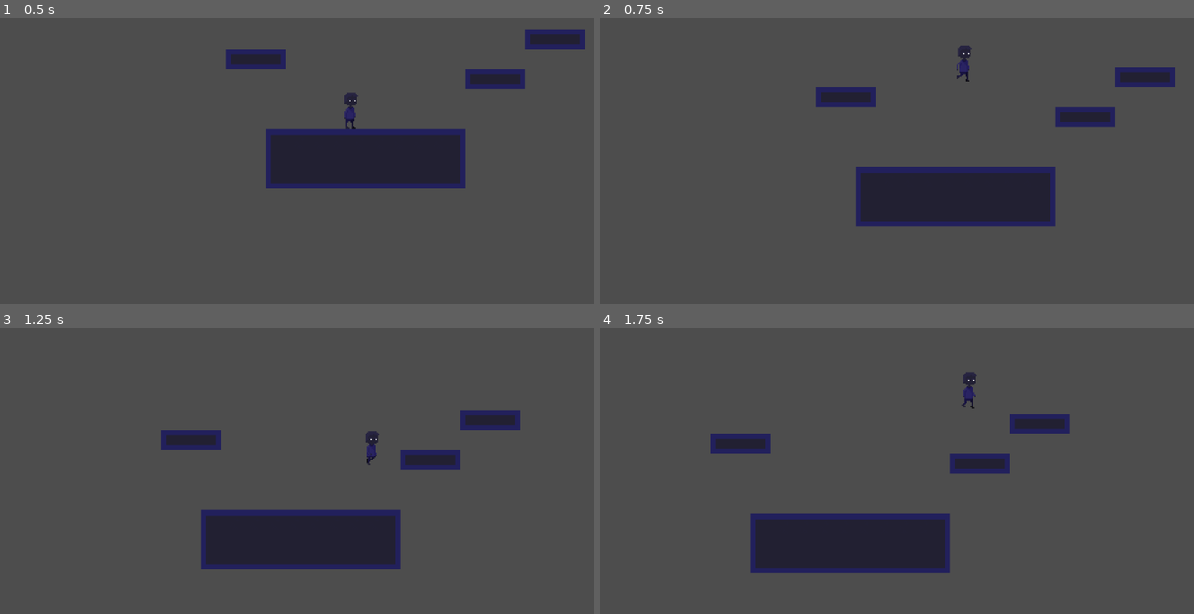
Above: before the commit, frames 1-4 (two rows, left to right).
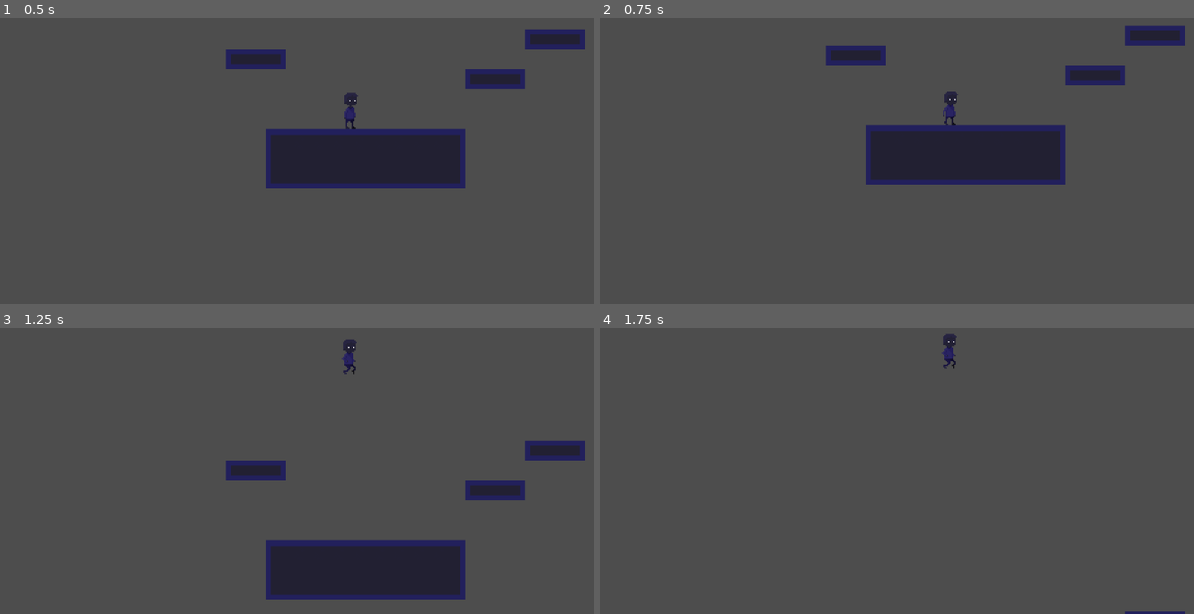
Above: after the commit, the same moments.

Repository: Dohva/GettingOut
Game: Godot game, scene res://node_2d.tscn
The game is run twice, just before and just after one commit, with the same random seed, the same clock (stepped at 60 frames per second) and the same inputs.
Inputs:
- Up to frame 1 (0.5 s): no input
- Up to frame 2 (0.75 s): tap Enter (ui_accept) at 0.5, 0.6 s; hold Right (ui_right) from 0.53 s (still down)
- Up to frame 3 (1.25 s): keep holding Right (ui_right); tap Space (jump, bound only after the commit) at 0.77, 0.8, 1.07 s
- Up to frame 4 (1.75 s): keep holding Right (ui_right); tap Space (jump, bound only after the commit) at 1.35, 1.52 s; tap Enter (ui_accept) at 1.55 s

Frame 1 is identical in both runs. In frame 2, 16% of the frame differs, in the area x 36-99%, y 2-73%; in frame 3, 15%; in frame 4, 9.5%.

Commit message:
Slight player script refactor and added jump animation

Diff:
--- a/src/game/player.gd
+++ b/src/game/player.gd
@@ -1,37 +1,67 @@
 extends CharacterBody2D
 
-@onready var _animated_sprite = $AnimatedSprite2D
+@onready var animated_sprite = $AnimatedSprite2D
 
 const SPEED = 100.0
 const JUMP_VELOCITY = -400.0
 
+enum State { Idle, Run, Jump }
+
+var current_state: State = State.Idle
+
 # Get the gravity from the project settings to be synced with RigidBody nodes.
 var gravity = ProjectSettings.get_setting("physics/2d/default_gravity")
 
+func player_idle(delta):
+	if is_on_floor():
+		current_state = State.Idle
 
-func _physics_process(delta):
-	# Add the gravity.
+func player_run(delta):
+	var direction = Input.get_axis("move_left", "move_right")
+
+	if direction:
+		velocity.x = direction * SPEED
+	else:
+		velocity.x = move_toward(velocity.x, 0, SPEED)
+
+	# Flip the Sprite
+	if direction != 0:
+		if is_on_floor():
+			current_state = State.Run
+		animated_sprite.flip_h = false if direction > 0 else true
+
+func player_falling(delta):
 	if not is_on_floor():
 		velocity.y += gravity * delta
 
-	# Handle jump.
-	if Input.is_action_just_pressed("ui_accept") and is_on_floor():
+func player_jump(delta):
+	if Input.is_action_just_pressed("jump"):
 		velocity.y = JUMP_VELOCITY
+		current_state = State.Jump
 
-	# Get the input direction and handle the movement/deceleration.
-	# As good practice, you should replace UI actions with custom gameplay actions.
-	var direction = Input.get_axis("ui_left", "ui_right")
-	if direction:
-		velocity.x = direction * SPEED
-		_animated_sprite.play("walk")
-		if velocity.x < 0:
-			_animated_sprite.flip_h = true
-		else:
-			_animated_sprite.flip_h = false
-	else:
-		velocity.x = move_toward(velocity.x, 0, SPEED)
-		_animated_sprite.play("idle")
+	if not is_on_floor() and current_state == State.Jump:
+		var direction = Input.get_axis("move_left", "move_right")
+		velocity.x += direction * SPEED * delta
+
+func player_animations():
+	match current_state:
+		State.Idle:
+			animated_sprite.play("idle")
+		State.Jump:
+			animated_sprite.play("jump_loop")
+		State.Run:
+			animated_sprite.play("walk")
+
+func _physics_process(delta):
+	player_falling(delta)
+	player_idle(delta)
+	player_run(delta)
+	player_jump(delta)
+
+	player_animations()
 
 
-func _process(delta):
+
+func _process(_delta):
+	# I moved move_and_slide here because it made the sprite blurry if called from _physics_process
 	move_and_slide()
--- a/src/game/player.tscn
+++ b/src/game/player.tscn
@@ -26,6 +26,18 @@
 [sub_resource type="AtlasTexture" id="AtlasTexture_2jt22"]
 atlas = ExtResource("2_bhtm8")
 region = Rect2(80, 0, 16, 32)
+
+[sub_resource type="AtlasTexture" id="AtlasTexture_pm02k"]
+atlas = ExtResource("2_bhtm8")
+region = Rect2(224, 0, 16, 32)
+
+[sub_resource type="AtlasTexture" id="AtlasTexture_qxxli"]
+atlas = ExtResource("2_bhtm8")
+region = Rect2(208, 0, 16, 32)
+
+[sub_resource type="AtlasTexture" id="AtlasTexture_63s2j"]
+atlas = ExtResource("2_bhtm8")
+region = Rect2(192, 0, 16, 32)
 
 [sub_resource type="AtlasTexture" id="AtlasTexture_r76kb"]
 atlas = ExtResource("2_bhtm8")
@@ -81,6 +93,30 @@
 }, {
 "frames": [{
 "duration": 1.0,
+"texture": SubResource("AtlasTexture_pm02k")
+}],
+"loop": true,
+"name": &"jump_end",
+"speed": 5.0
+}, {
+"frames": [{
+"duration": 1.0,
+"texture": SubResource("AtlasTexture_qxxli")
+}],
+"loop": true,
+"name": &"jump_loop",
+"speed": 5.0
+}, {
+"frames": [{
+"duration": 1.0,
+"texture": SubResource("AtlasTexture_63s2j")
+}],
+"loop": true,
+"name": &"jump_start",
+"speed": 5.0
+}, {
+"frames": [{
+"duration": 1.0,
 "texture": SubResource("AtlasTexture_r76kb")
 }, {
 "duration": 1.0,
@@ -112,7 +148,7 @@
 [node name="AnimatedSprite2D" type="AnimatedSprite2D" parent="."]
 position = Vector2(12, 25)
 sprite_frames = SubResource("SpriteFrames_pchmo")
-animation = &"walk"
+animation = &"jump_start"
 
 [node name="CollisionShape2D" type="CollisionShape2D" parent="."]
 position = Vector2(12, 25)
--- a/src/game/project.godot
+++ b/src/game/project.godot
@@ -15,6 +15,24 @@
 config/features=PackedStringArray("4.2", "GL Compatibility")
 config/icon="res://icon.svg"
 
+[input]
+
+jump={
+"deadzone": 0.5,
+"events": [Object(InputEventKey,"resource_local_to_scene":false,"resource_name":"","device":-1,"window_id":0,"alt_pressed":false,"shift_pressed":false,"ctrl_pressed":false,"meta_pressed":false,"pressed":false,"keycode":0,"physical_keycode":32,"key_label":0,"unicode":32,"echo":false,"script":null)
+]
+}
+move_left={
+"deadzone": 0.5,
+"events": [Object(InputEventKey,"resource_local_to_scene":false,"resource_name":"","device":-1,"window_id":0,"alt_pressed":false,"shift_pressed":false,"ctrl_pressed":false,"meta_pressed":false,"pressed":false,"keycode":0,"physical_keycode":65,"key_label":0,"unicode":97,"echo":false,"script":null)
+]
+}
+move_right={
+"deadzone": 0.5,
+"events": [Object(InputEventKey,"resource_local_to_scene":false,"resource_name":"","device":-1,"window_id":0,"alt_pressed":false,"shift_pressed":false,"ctrl_pressed":false,"meta_pressed":false,"pressed":false,"keycode":0,"physical_keycode":68,"key_label":0,"unicode":100,"echo":false,"script":null)
+]
+}
+
 [rendering]
 
 textures/canvas_textures/default_texture_filter=0
Binary file changed: src/game/assets/player/player-sheet.png
Not shown, changed: src/game/assets/player/player-sheet.png.import
Not shown: 1 places in src/game/player.tscn that only renumber resources
Not shown, changed: src/aseprite/player-sheet.png
Not shown, changed: src/aseprite/player.aseprite
